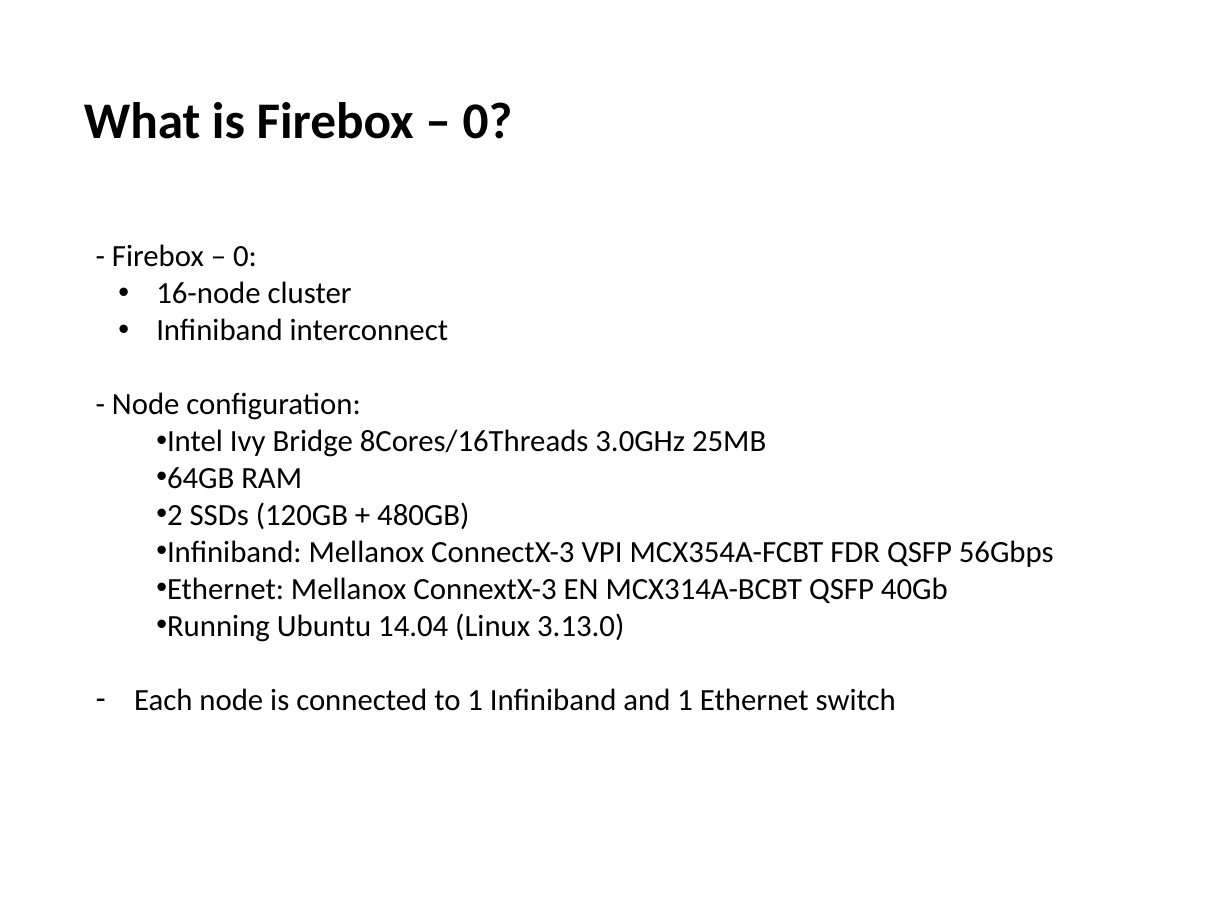
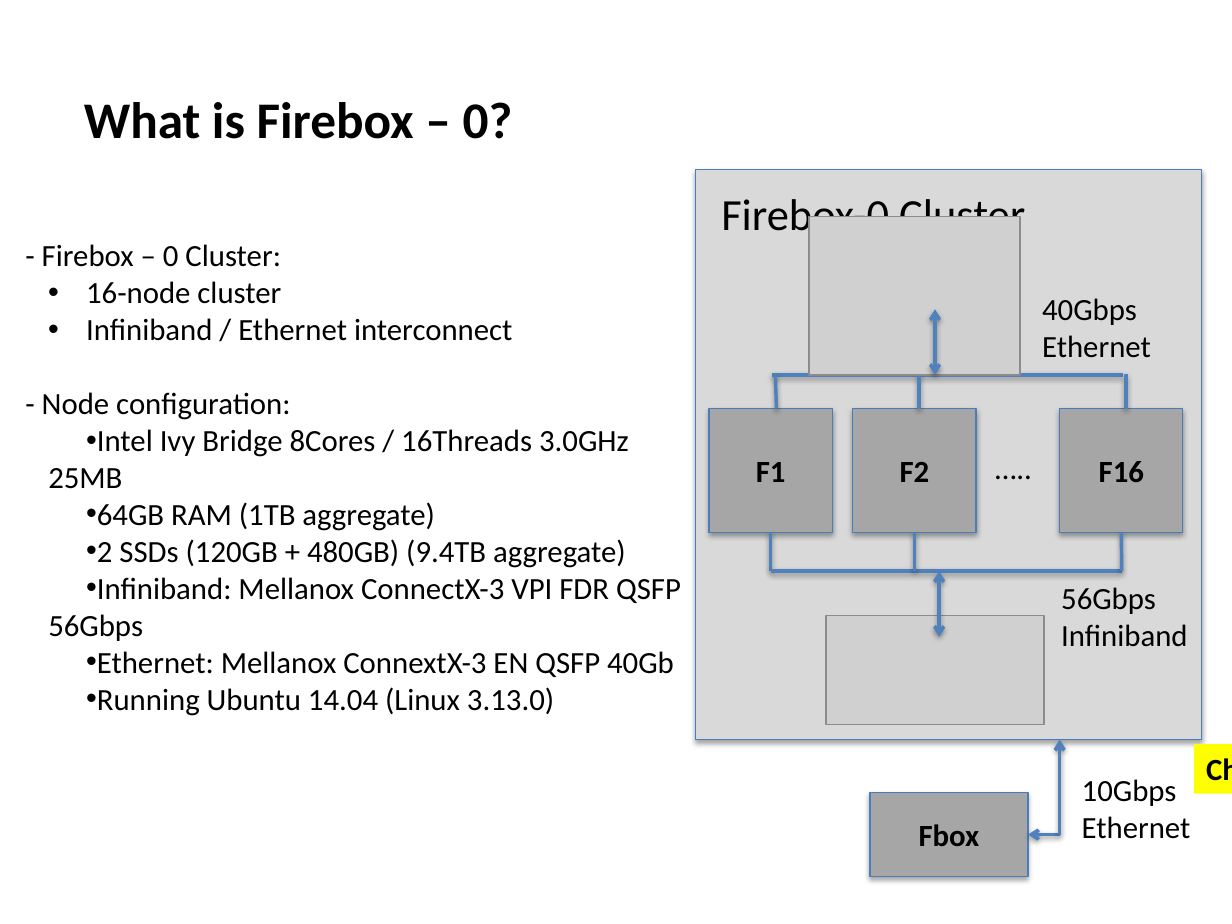
Before and after one commit to jcarreira/aspire-retreat, a slide deck: slide 3 of FireboxBenchmarks-retreat.pptx. Drawn at 1232x924 pixels with LibreOffice and Linux fonts; fonts in the diff are those of the drawing; grey boxes stand for pictures. Boxes give left, top, right and bottom in pixels: in the first picture for what was removed or moved away, otherwise in the second. Text is boxed around its words. In the diff, an @@ line names an element or a change of style, - is before the commit and + after.

```diff
--- a/FireboxBenchmarks-retreat.pptx
+++ b/FireboxBenchmarks-retreat.pptx
@@ rectangle added at <box>696,169,1201,739</box>, fill #D9D9D9, outline #4B7EBC 0.75 pt @@
@@ text added at <box>721,199,1025,241</box>, 26 pt, text #000000 @@
+Firebox-0 Cluster
@@ text "- Firebox – 0 Cluster:": place and size @@
-text "- Firebox – 0 Cluster:" at <box>112,244,1054,711</box>
+text "- Firebox – 0 Cluster:" at <box>42,244,681,716</box>
@@ picture added at <box>809,217,1020,376</box> @@
@@ text at <box>42,244,281,267</box>: text changed @@
-- Firebox – 0:
+- Firebox – 0 Cluster:
@@ text added at <box>1042,298,1151,358</box>, 18 pt, text #000000 @@
+40Gbps
+Ethernet
@@ text at <box>86,318,512,341</box>: text changed @@
-• Infiniband interconnect
+• Infiniband / Ethernet interconnect
@@ double arrow added from (935, 309) to (935, 375), #4F81BD 2 pt @@
@@ line added from (772, 375) to (1122, 375), #4F81BD 2 pt @@
@@ line added from (775, 373) to (776, 409), #4F81BD 2 pt @@
@@ line added from (919, 373) to (919, 409), #4F81BD 2 pt @@
@@ line added from (1126, 373) to (1126, 409), #4F81BD 2 pt @@
@@ rectangle added at <box>710,409,833,532</box>, fill #A6A6A6, outline #4B7EBC 0.75 pt, 18 pt, text #000000, bold @@
+F1
@@ rectangle added at <box>853,409,976,532</box>, fill #A6A6A6, outline #4B7EBC 0.75 pt, 18 pt, text #000000, bold @@
+F2
@@ rectangle added at <box>1060,409,1183,532</box>, fill #A6A6A6, outline #4B7EBC 0.75 pt, 18 pt, text #000000, bold @@
+F16
@@ text at <box>48,429,681,677</box>: text changed @@
-• Intel Ivy Bridge 8Cores/16Threads 3.0GHz 25MB
-• 64GB RAM
-• 2 SSDs (120GB + 480GB)
-• Infiniband: Mellanox ConnectX-3 VPI MCX354A-FCBT FDR QSFP 56Gbps
-• Ethernet: Mellanox ConnextX-3 EN MCX314A-BCBT QSFP 40Gb
+• Intel Ivy Bridge 8Cores / 16Threads 3.0GHz 25MB
+• 64GB RAM (1TB aggregate)
+• 2 SSDs (120GB + 480GB) (9.4TB aggregate)
+• Infiniband: Mellanox ConnectX-3 VPI FDR QSFP 56Gbps
+• Ethernet: Mellanox ConnextX-3 EN QSFP 40Gb
@@ text added at <box>983,442,1045,492</box>, 18 pt, text #000000 @@
+…..
@@ line added from (771, 532) to (771, 572), #4F81BD 2 pt @@
@@ line added from (914, 532) to (914, 572), #4F81BD 2 pt @@
@@ line added from (1121, 532) to (1121, 572), #4F81BD 2 pt @@
@@ line added from (771, 572) to (1121, 572), #4F81BD 2 pt @@
@@ double arrow added from (939, 572) to (939, 637), #4F81BD 2 pt @@
@@ text added at <box>1061,587,1187,646</box>, 18 pt, text #000000 @@
+56Gbps
+Infiniband
@@ picture added at <box>827,616,1045,724</box> @@
@@ text at <box>134,688,896,711</box>: paragraph removed @@
-– Each node is connected to 1 Infiniband and 1 Ethernet switch
@@ arrow added from (1060, 834) to (1060, 739), #4F81BD 2 pt @@
@@ rectangle added at <box>1194,744,1232,793</box>, fill #FFFF00, 18 pt, text #000000, bold @@
+Check this 10Gbps
@@ text added at <box>1082,779,1191,839</box>, 18 pt, text #000000 @@
+10Gbps
+Ethernet
@@ rectangle added at <box>870,793,1027,877</box>, fill #A6A6A6, outline #4B7EBC 0.75 pt, 18 pt, text #000000, bold @@
+Fbox
@@ arrow added from (1060, 834) to (1027, 834), #4F81BD 2 pt @@
```
Also in this commit, not shown: 3 other slides changed, 7 slides added, 3 slides removed, 11 other files.
